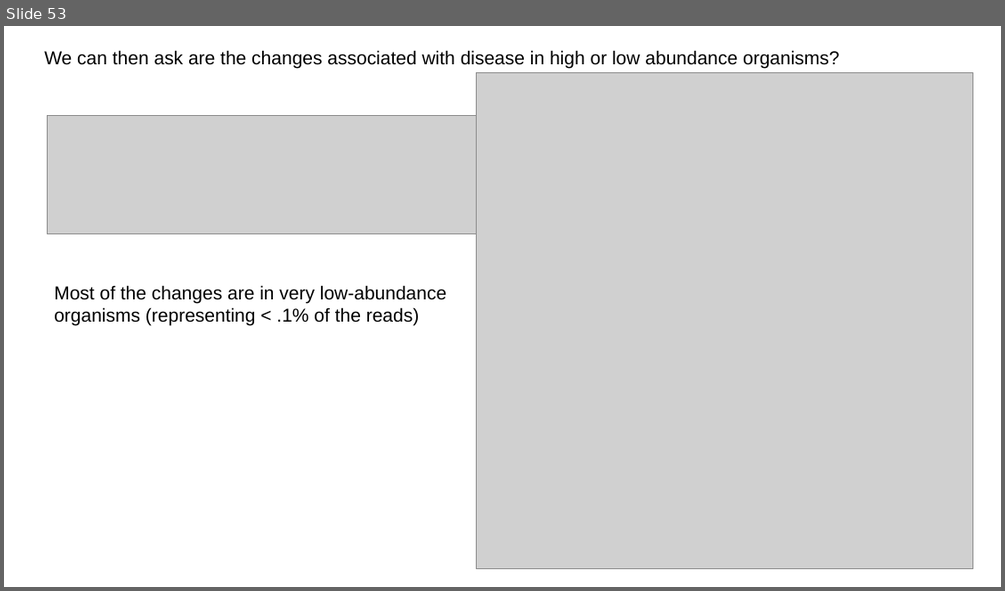
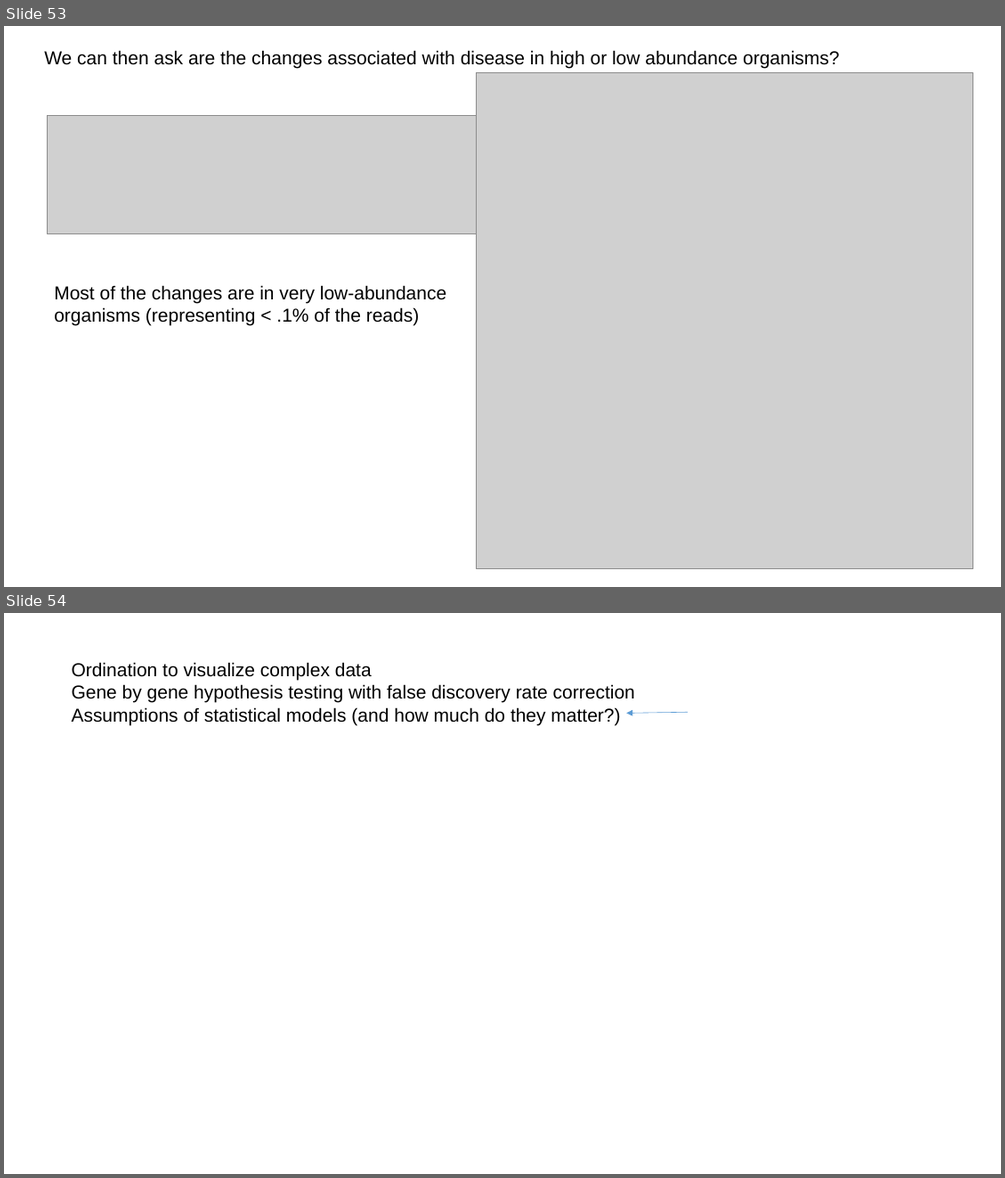
Before and after one commit to afodor/afodor.github.io, a slide deck: classes/ChapelHill2016/ChapelHillWorkshop_Fodor.pptx. Shown one above the other, each under a label of ours: slide 53 before the commit, slides 53 and 54 after it. The pictures are 1005x591 and 1005x1178 pixels, drawn with LibreOffice and Linux fonts; fonts in the diff are those of the drawing; grey boxes stand for pictures. Boxes give left, top, right and bottom in pixels: in the first picture for what was removed or moved away, otherwise in the second. Text is boxed around its words. In the diff, an @@ line names an element or a change of style, - is before the commit and + after.

Commit message:
add normality assumptions

```diff
--- a/classes/ChapelHill2016/ChapelHillWorkshop_Fodor.pptx
+++ b/classes/ChapelHill2016/ChapelHillWorkshop_Fodor.pptx
@@ slide 54 added at <box>4,613,1001,1174</box>, background #FFFFFF @@
@@ text added at <box>72,662,635,725</box>, 18 pt, text #000000 @@
+Ordination to visualize complex data
+Gene by gene hypothesis testing with false discovery rate correction
+Assumptions of statistical models (and how much do they matter?)
@@ arrow added from (688, 712) to (626, 714), #5B9BD5 0.5 pt @@
```
Also in this commit, not shown: 6 slides changed, 15 other slides added.
